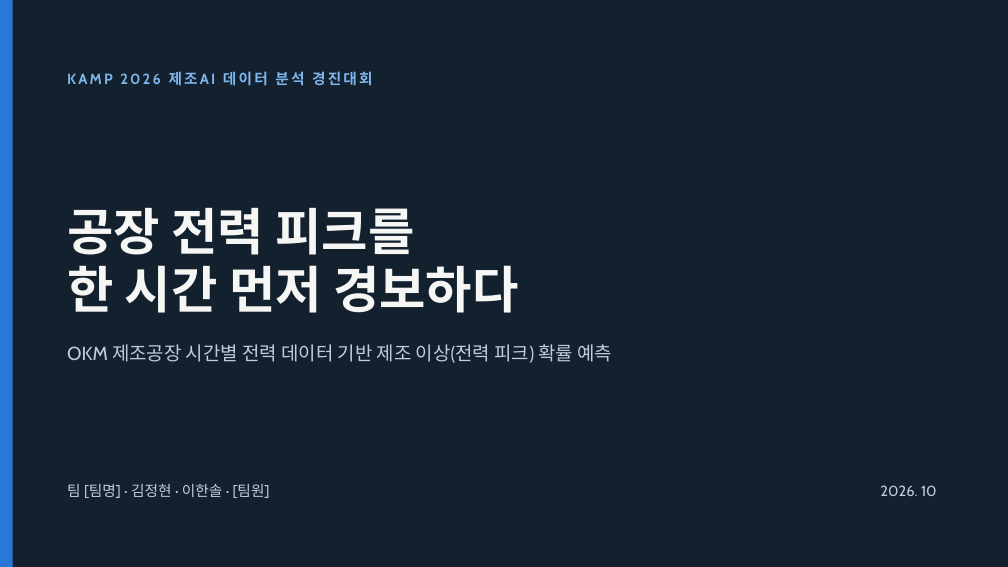
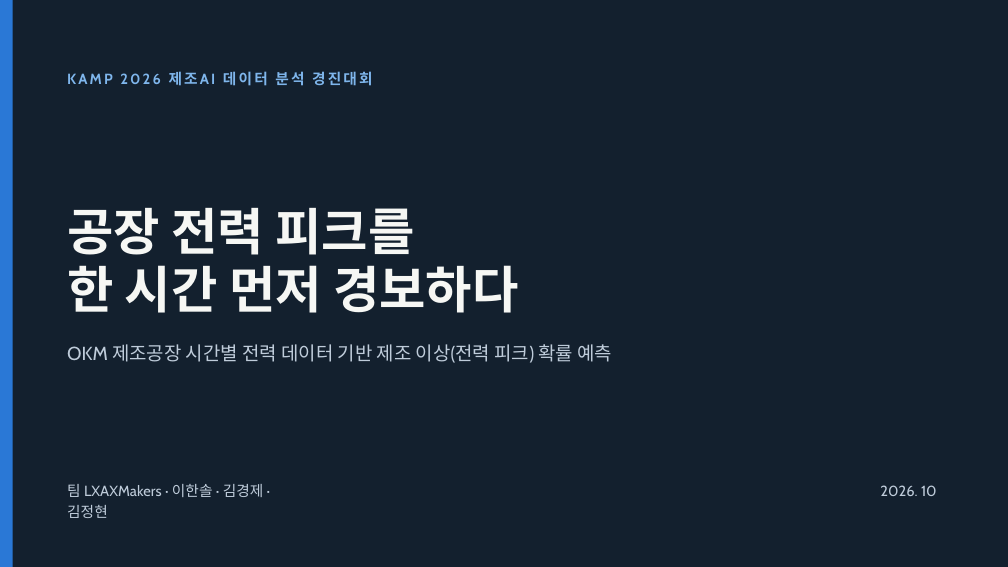
Before and after one commit to jgi0117/KAMP-Competition, a slide deck: slide 1 of docs/presentation/OKM 전력 피크 예측 발표.pptx. Drawn at 1008x567 pixels with LibreOffice and Linux fonts; fonts in the diff are those of the drawing. Boxes give left, top, right and bottom in pixels: in the first picture for what was removed or moved away, otherwise in the second. Text is boxed around its words. In the diff, an @@ line names an element or a change of style, - is before the commit and + after.

```diff
--- a/docs/presentation/OKM 전력 피크 예측 발표.pptx
+++ b/docs/presentation/OKM 전력 피크 예측 발표.pptx
@@ text at <box>67,484,264,518</box>: text changed @@
-팀 [팀명] · 김정현 · 이한솔 · [팀원]
+팀 LXAXMakers · 이한솔 · 김경제 · 김정현
```
Also in this commit, not shown: 2 other slides changed.
